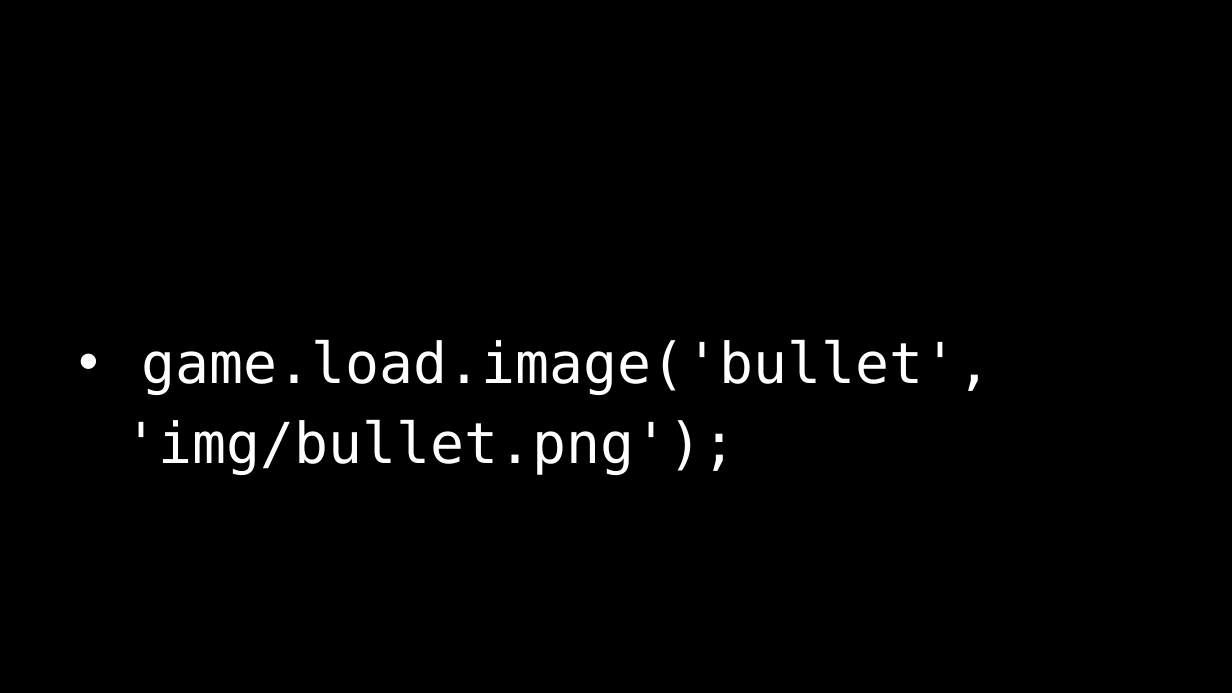
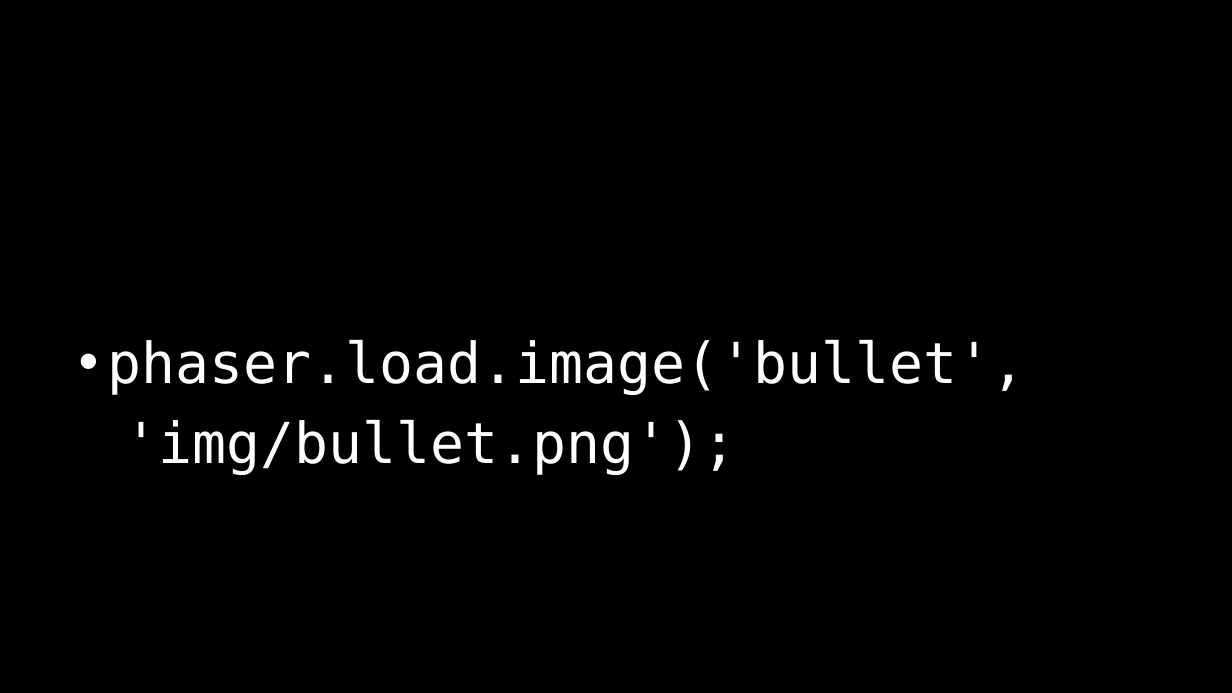
Before and after one commit to NCHUIT/104B_phaser_tanks_war, a slide deck: slide 3 of 02_fire/Phaser.pptx. Drawn at 1232x693 pixels with LibreOffice and Linux fonts; fonts in the diff are those of the drawing; background and template pictures are left out. Boxes give left, top, right and bottom in pixels: in the first picture for what was removed or moved away, otherwise in the second. Text is boxed around its words. In the diff, an @@ line names an element or a change of style, - is before the commit and + after.

```diff
--- a/02_fire/Phaser.pptx
+++ b/02_fire/Phaser.pptx
@@ text at box(107, 339, 1025, 395): text changed @@
-• game.load.image('bullet',
+• phaser.load.image('bullet',
```
Also in this commit, not shown: 5 other slides changed, 5 other files.
